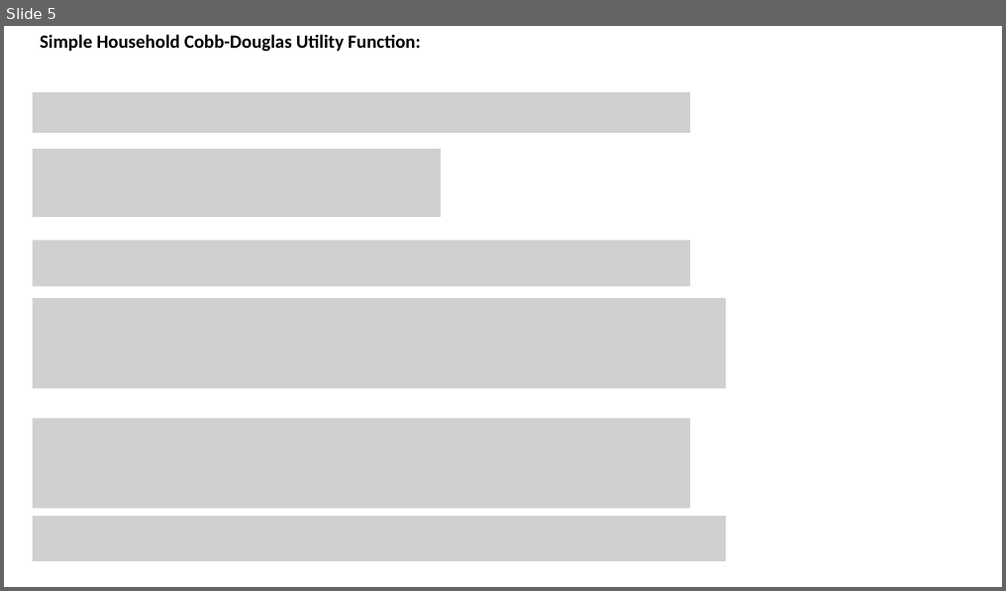
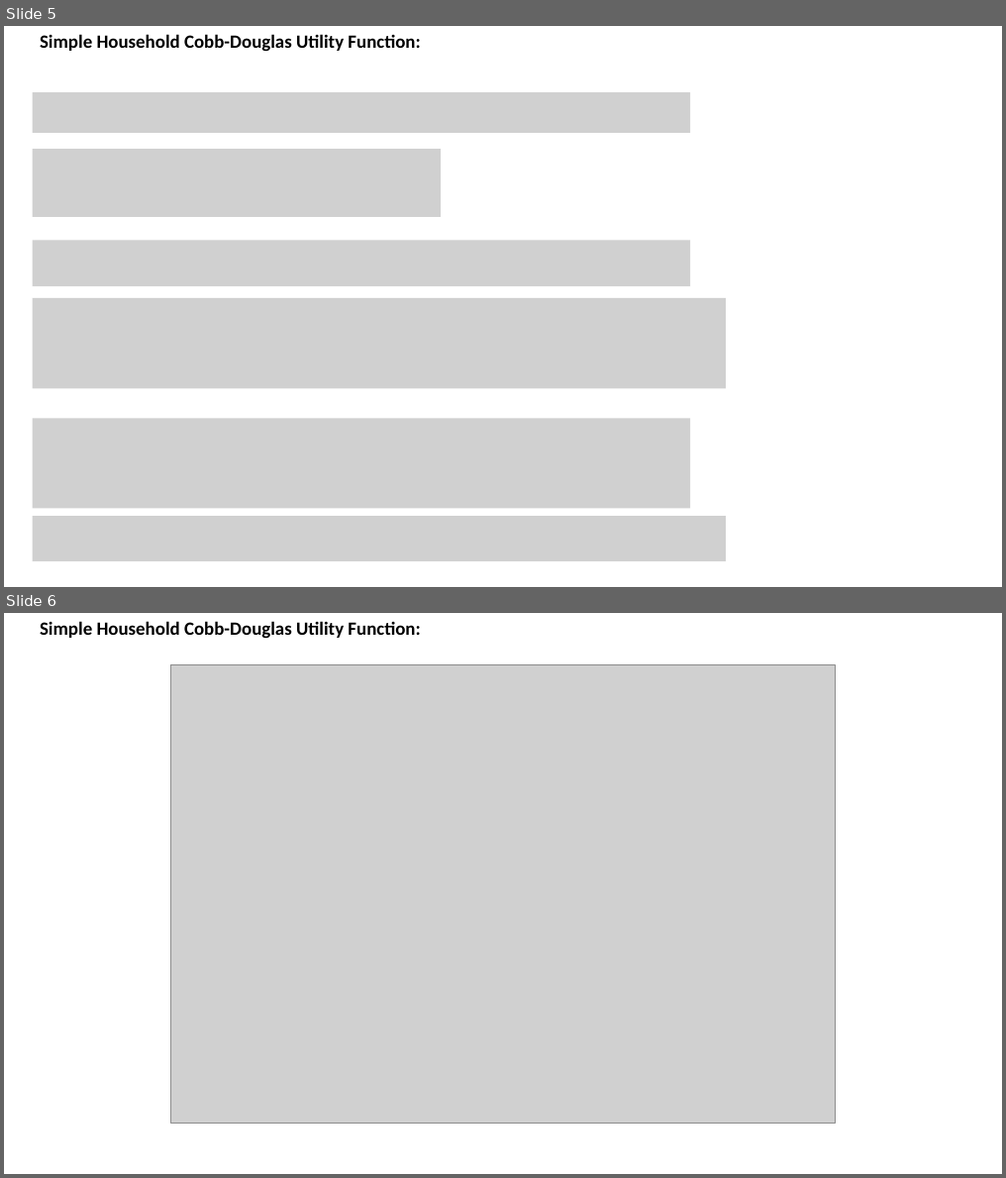
Before and after one commit to jimyoon/icom_abm, a slide deck: ICoM ABM Guide.pptx. Shown one above the other, each under a label of ours: slide 5 before the commit, slides 5 and 6 after it. The pictures are 1006x591 and 1006x1178 pixels, drawn with LibreOffice and Linux fonts; fonts in the diff are those of the drawing; grey boxes stand for pictures. Boxes give left, top, right and bottom in pixels: in the first picture for what was removed or moved away, otherwise in the second. Text is boxed around its words. In the diff, an @@ line names an element or a change of style, - is before the commit and + after.

Commit message:
Additional plotting examples and functionality

```diff
--- a/ICoM ABM Guide.pptx
+++ b/ICoM ABM Guide.pptx
@@ slide 6 added at box(4, 613, 1002, 1174), background #FFFFFF @@
@@ text added at box(40, 621, 420, 639), 18 pt, text #000000, bold @@
+Simple Household Cobb-Douglas Utility Function:
@@ picture added at box(171, 664, 836, 1123) @@
```
Also in this commit, not shown: 10 other files.
